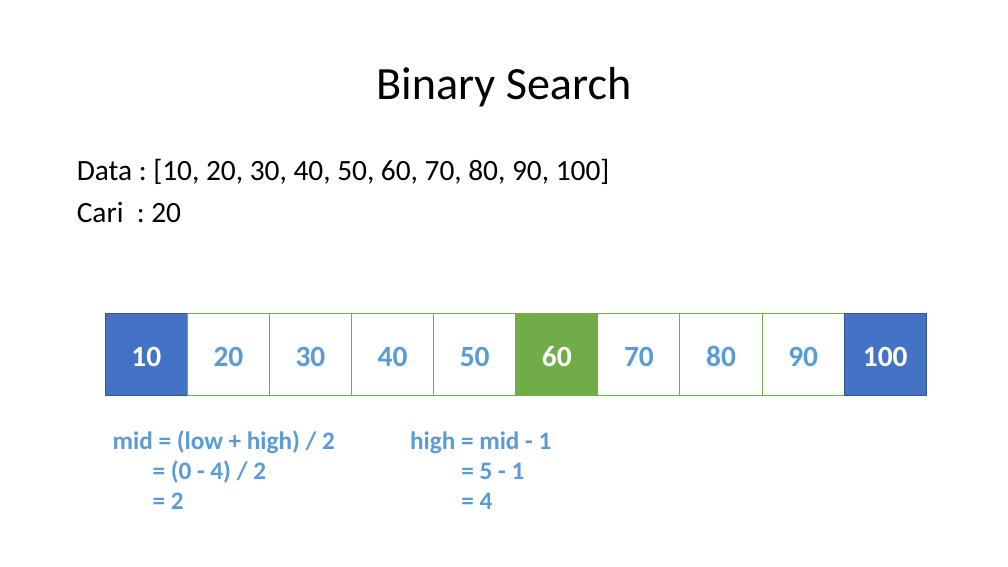
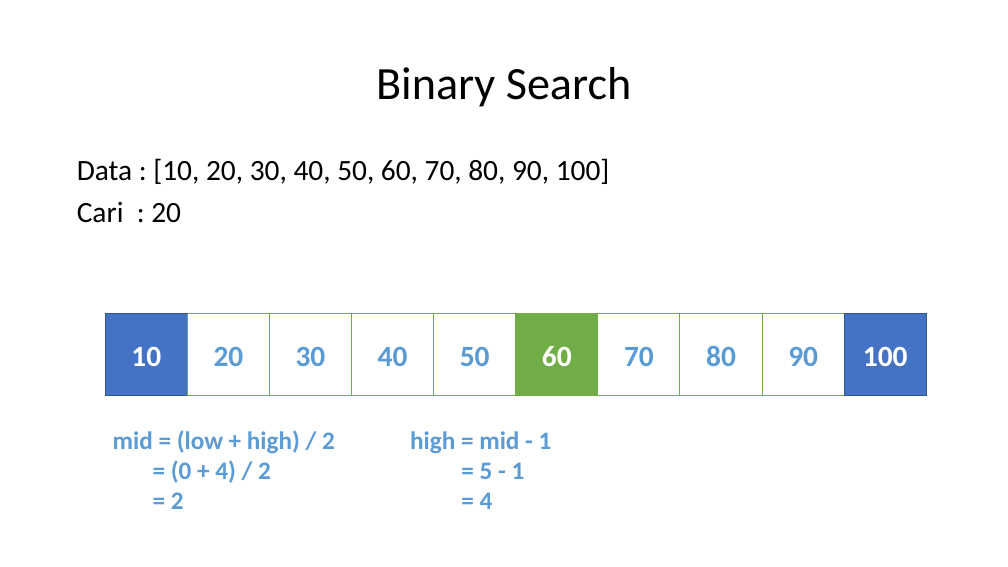
Before and after one commit to riskimidiw/praktikum, a slide deck: slide 18 of algoritma-2/pertemuan-4(searching)/materi/Pencarian.pptx (slide 17 before the commit). Drawn at 1008x567 pixels with LibreOffice and Linux fonts; fonts in the diff are those of the drawing. Boxes give left, top, right and bottom in pixels: in the first picture for what was removed or moved away, otherwise in the second. Text is boxed around its words. In the diff, an @@ line names an element or a change of style, - is before the commit and + after.

Commit message:
update pertemuan-4 searching

```diff
--- a/algoritma-2/pertemuan-4(searching)/materi/Pencarian.pptx
+++ b/algoritma-2/pertemuan-4(searching)/materi/Pencarian.pptx
@@ text at bbox=[171, 460, 271, 483]: text changed @@
-= (0 - 4) / 2
+= (0 + 4) / 2
```
Also in this commit, not shown: 3 other slides changed, 1 slide added, 4 other files.
